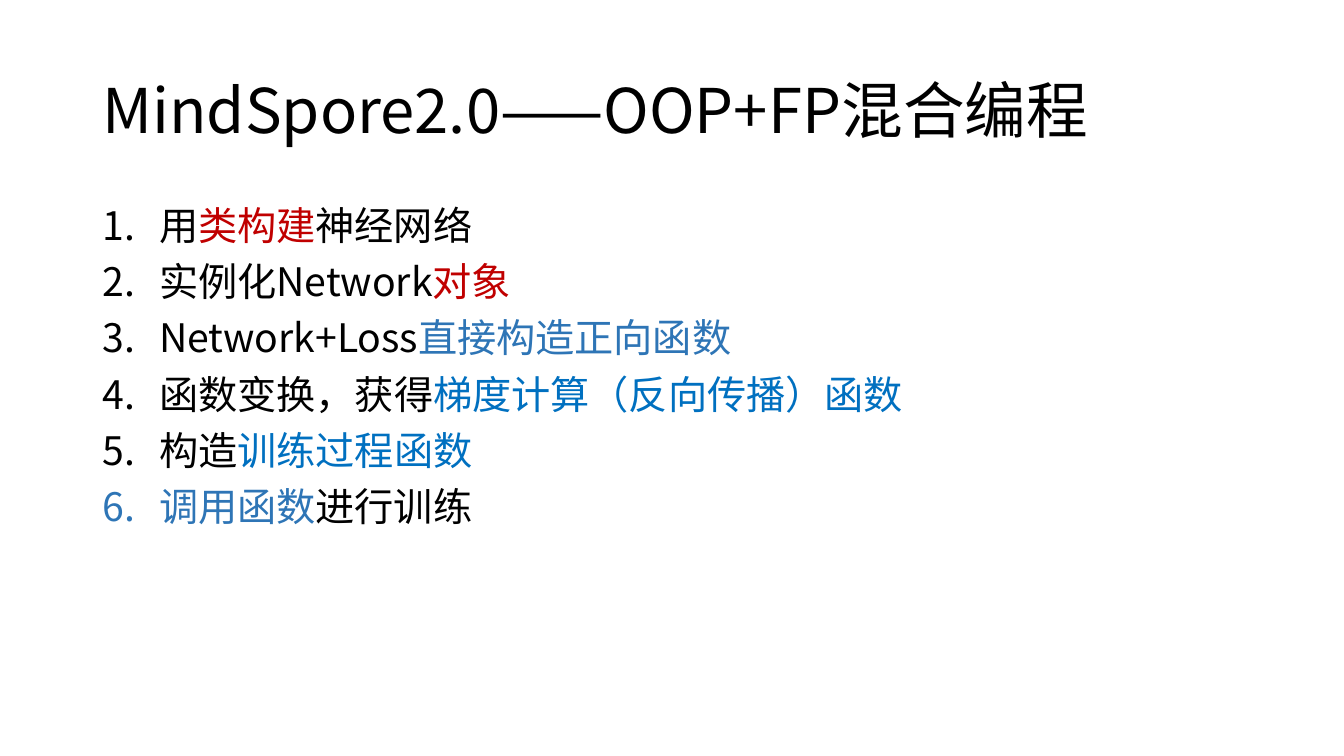
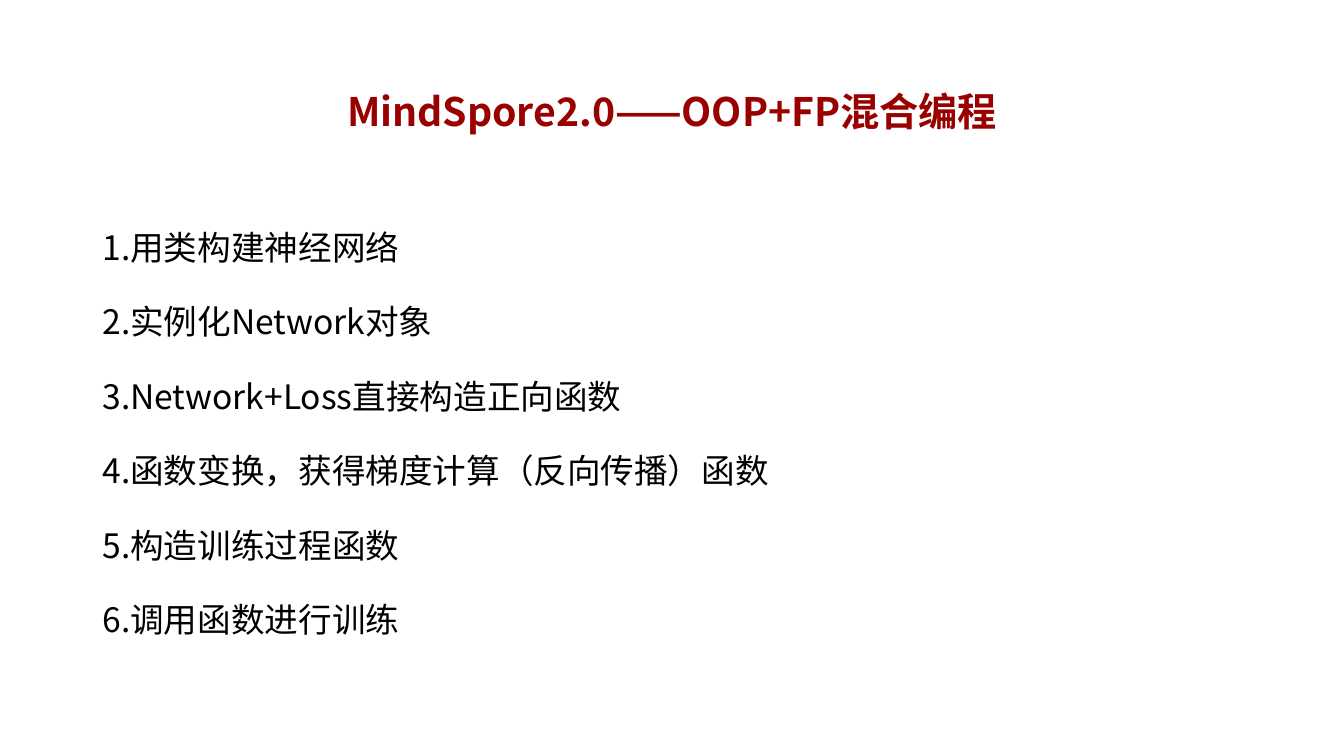
Before and after one commit to mindspore-courses/CradleOfAI, a slide deck: slide 9 of MindSpore做深度学习训练.pptx (slide 6 before the commit). Drawn at 1344x756 pixels with LibreOffice and Linux fonts; fonts in the diff are those of the drawing; background and template pictures are left out. Boxes give left, top, right and bottom in pixels: in the first picture for what was removed or moved away, otherwise in the second. Text is boxed around its words. In the diff, an @@ line names an element or a change of style, - is before the commit and + after.

```diff
--- a/MindSpore做深度学习训练.pptx
+++ b/MindSpore做深度学习训练.pptx
@@ title "MindSpore2.0——OOP+FP混合编程" at (x1=347, y1=92, x2=997, y2=135): size 44 to 28 pt, text colour #000000 to #990000, bold on; alignment left to centre; more space between paragraphs @@
@@ text "用类构建神经网络" at (x1=102, y1=231, x2=768, y2=635): size 28 to 24 pt; text colour #C00000 to #000000 in "用类构建神经网络", "实例化Network对象"; text colour #2E75B6 to #000000 in "Network+Loss直接构造正向函数", "调用函数进行训练"; text colour #0070C0 to #000000 in "函数变换，获得梯度计算（反向传播）函数", "构造训练过程函数"; alignment left to justified; indent changed; line spacing 0.9 to 1.5 @@
```
Also in this commit, not shown: 22 other slides changed, 4 slides added, 2 slides removed, 28 other files.
